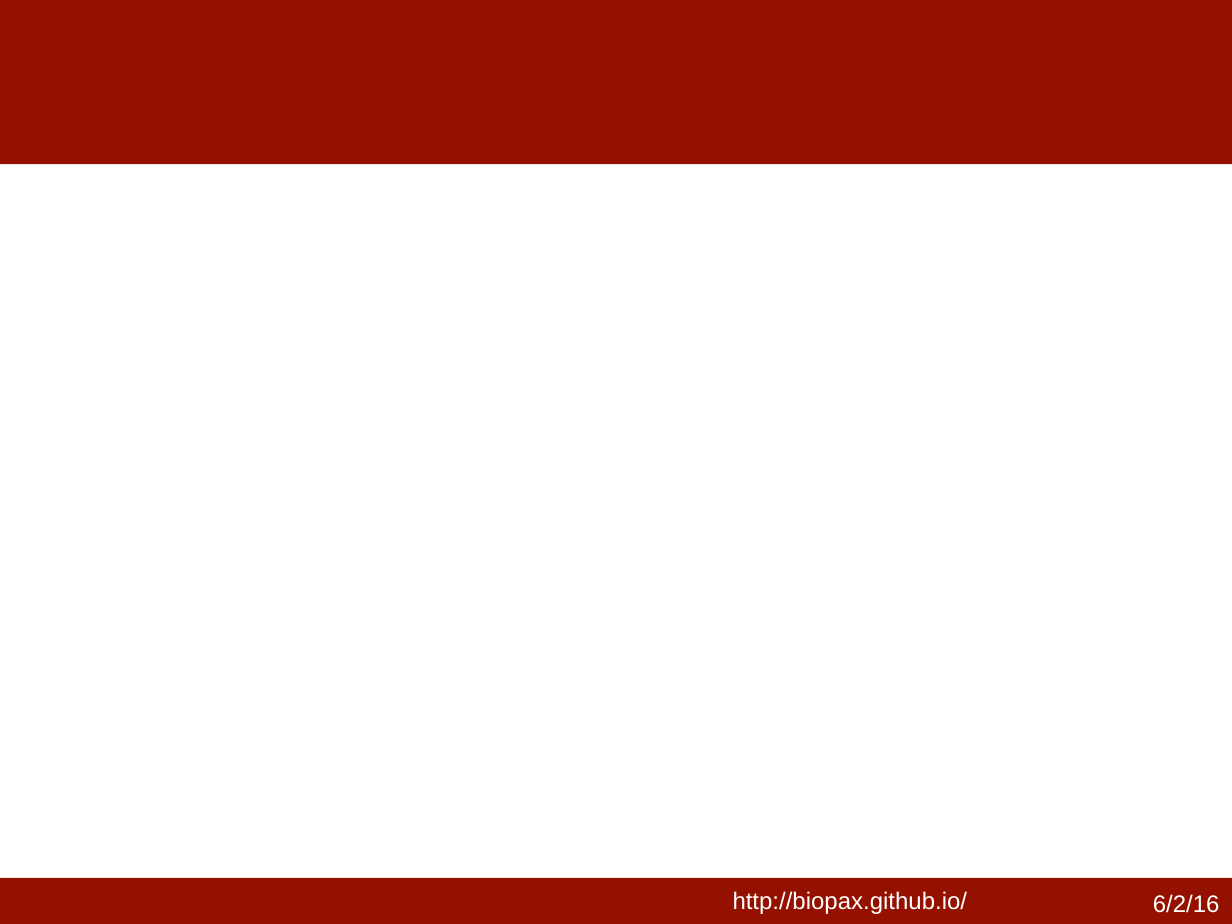
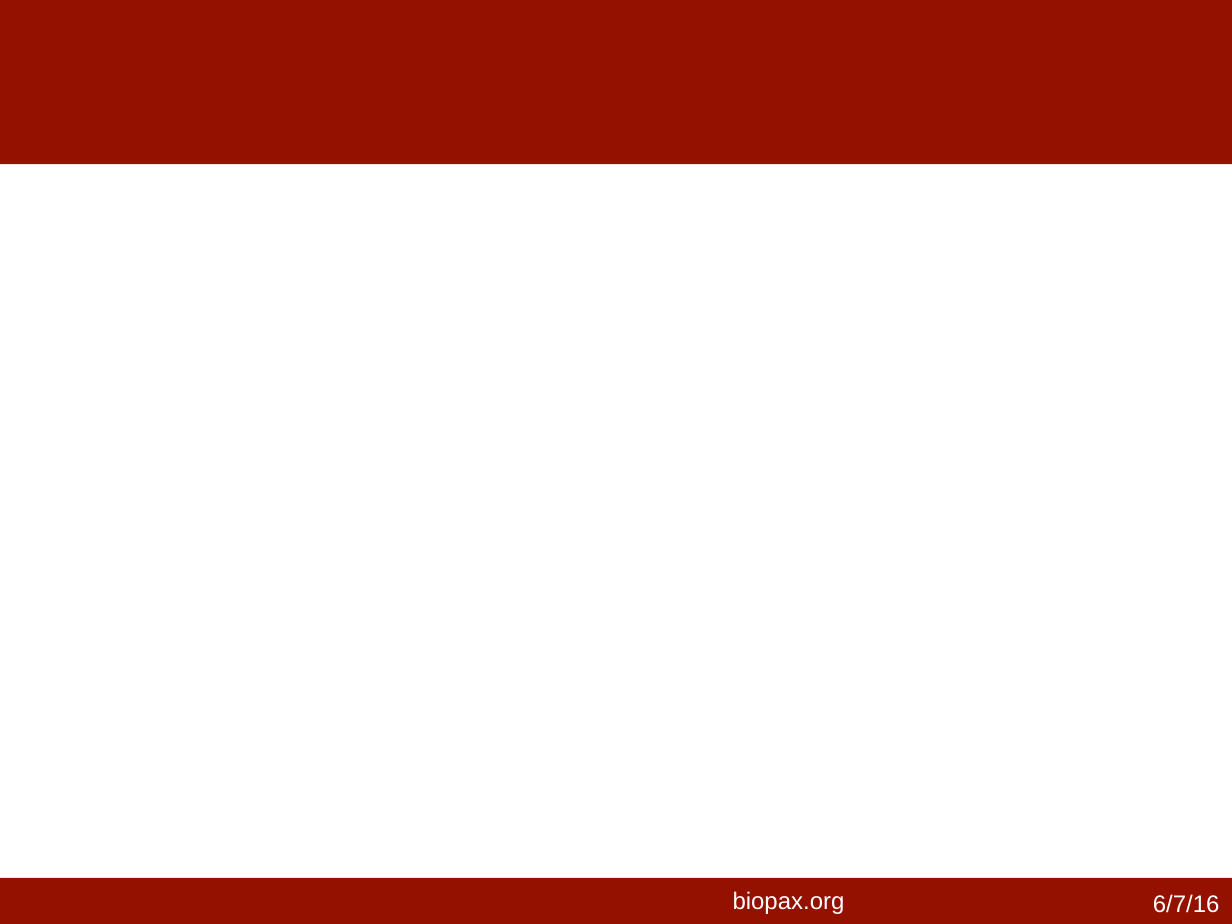
Before and after one commit to cannin/biopaxTutorial, a slide deck: slide 12 of biopaxTutorial/conferencePresentations_post2015/harmony_2016_biopaxIntro/biopaxIntro_060616.pptx (slide 11 before the commit). Drawn at 1232x924 pixels with LibreOffice and Linux fonts; fonts in the diff are those of the drawing. Boxes give left, top, right and bottom in pixels: in the first picture for what was removed or moved away, otherwise in the second. Text is boxed around its words. In the diff, an @@ line names an element or a change of style, - is before the commit and + after.

```diff
--- a/biopaxTutorial/conferencePresentations_post2015/harmony_2016_biopaxIntro/biopaxIntro_060616.pptx
+++ b/biopaxTutorial/conferencePresentations_post2015/harmony_2016_biopaxIntro/biopaxIntro_060616.pptx
@@ text removed at [733,891,968,914] @@
-http://biopax.github.io/
@@ text added at [733,891,845,914], 14 pt, text #FFFFFF @@
+biopax.org
@@ text at [1153,894,1220,913]: text changed @@
-6/2/16
+6/7/16
```
Also in this commit, not shown: 10 other slides changed, 1 slide added.
